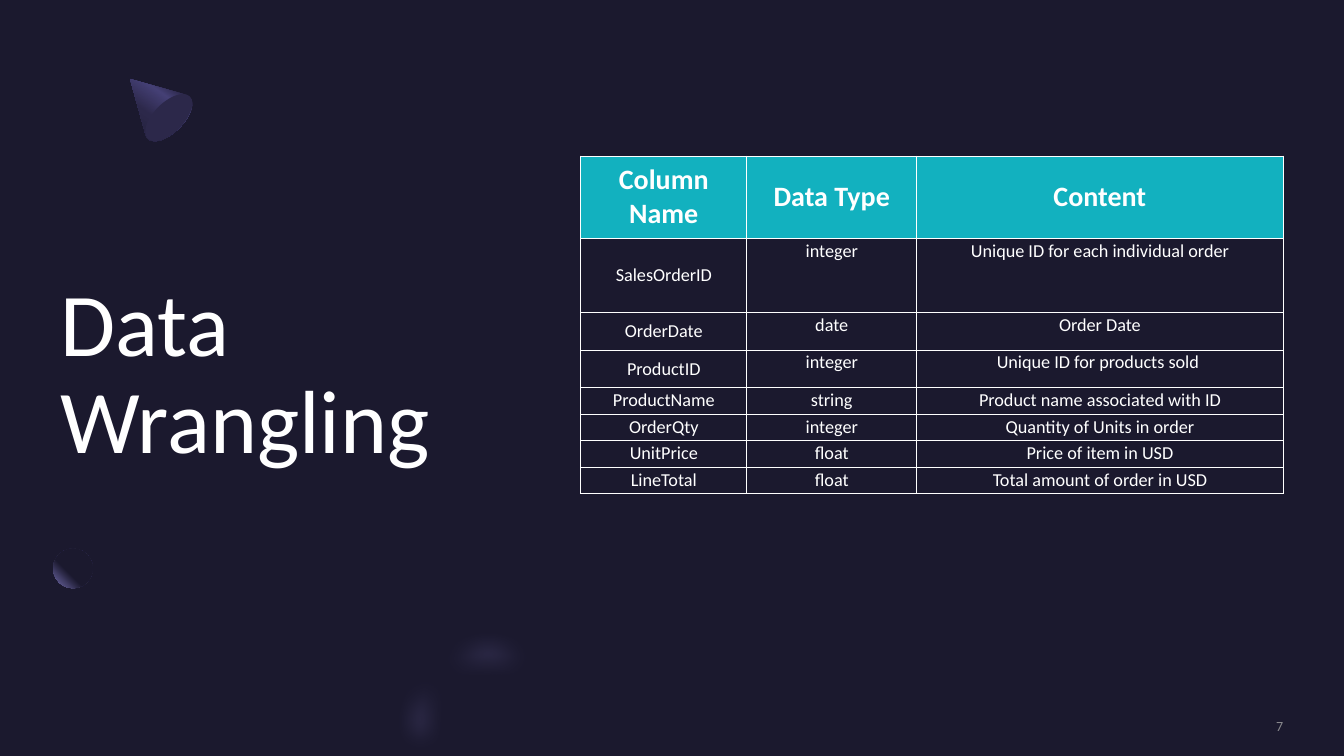
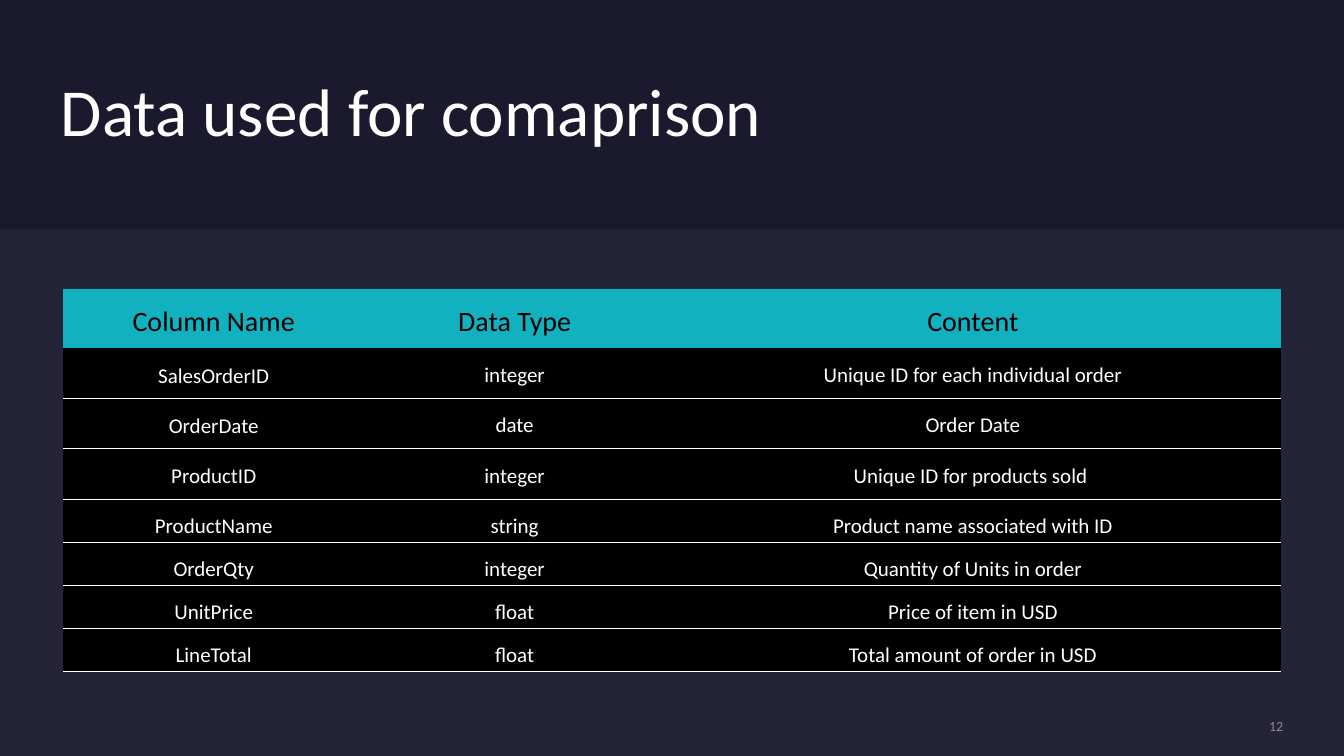
Before and after one commit to rehank1990/Capstone-3, a slide deck: slide 12 of Capstone 3 Datawarehouse Comparisons.pptx (slide 7 before the commit). Drawn at 1344x756 pixels with LibreOffice and Linux fonts; fonts in the diff are those of the drawing. Boxes give left, top, right and bottom in pixels: in the first picture for what was removed or moved away, otherwise in the second. Text is boxed around its words. In the diff, an @@ line names an element or a change of style, - is before the commit and + after.

```diff
--- a/Capstone 3 Datawarehouse Comparisons.pptx
+++ b/Capstone 3 Datawarehouse Comparisons.pptx
@@ freeform shape removed at (109,58,200,149) @@
@@ title added at (61,89,761,147), 48 pt, text #FFFFFF @@
+Data used for comaprison
@@ ellipse removed at (138,86,201,149) @@
@@ rectangle added at (0,230,1344,756), fill #E4E3F0 at 5% opacity @@
@@ title removed at (61,298,430,469) @@
-Data Wrangling
@@ table at (63,289,1280,671) @@
@@ fill none to #000000 in 21 cells @@
@@ text colour #FFFFFF to #000000, bold off in "Column Name", "Data Type", "Content" @@
@@ size 13 to 15 pt @@
@@ borders changed @@
@@ table: place and size @@
-table at (581,156,1284,494)
+table at (63,289,1280,671)
@@ ellipse removed at (53,548,93,588) @@
@@ freeform shape removed at (352,579,561,756) @@
@@ freeform shape removed at (357,581,573,756) @@
@@ ellipse removed at (521,647,566,691) @@
@@ page number at (1269,722,1283,731): text changed @@
-7
+12
```
Also in this commit, not shown: 6 other slides changed, 7 slides added, 5 slides removed.
